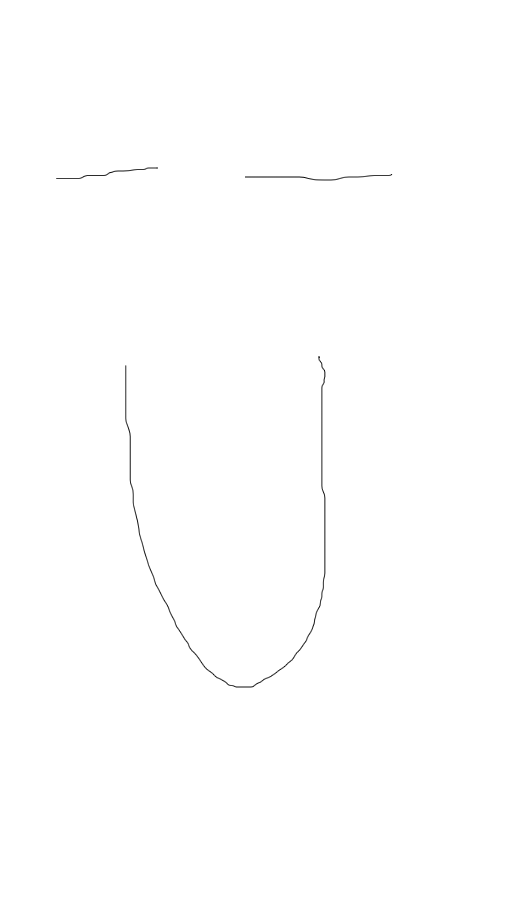
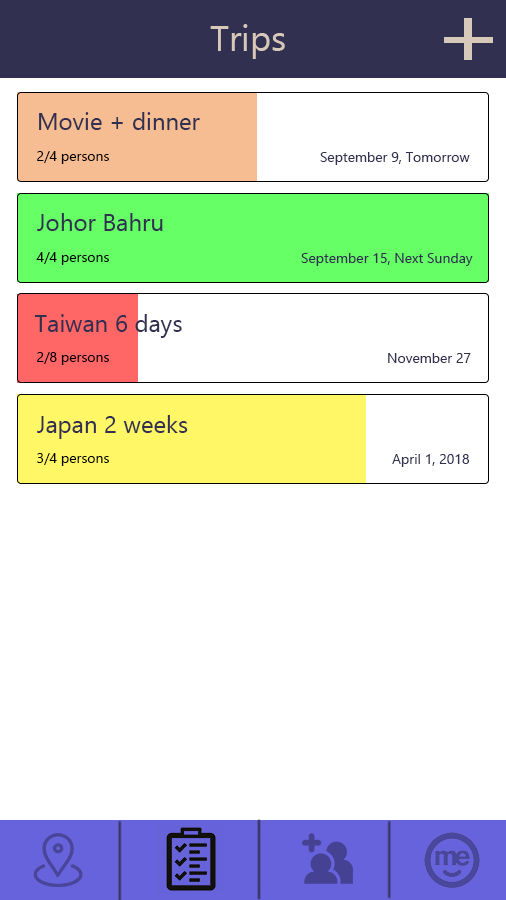
Layered file, before and after one edit (506px x 900px). Changes by layer:
added group "header" with 3 layers in group "home_trips" over 0, 0, 506, 78
added layer "矩形 6" in group "header" over 0, 0, 506, 78
added group "trip_1" with 6 layers in group "home_trips" over 17, 92, 489, 182
added layer "圆角矩形 3" (1st of 4, in "home_trips" › "trip_1") in group "trip_1" over 17, 92, 489, 182
added layer "矩形 7" (1st of 3, in "home_trips" › "trip_1") (60%) in group "trip_1" over 17, 92, 257, 181
added group "trip_2" with 6 layers in group "home_trips" over 17, 193, 489, 283
added layer "圆角矩形 3" (2nd of 4, in "home_trips" › "trip_2") in group "trip_2" over 17, 193, 489, 283
added layer "矩形 7" (2nd of 3, in "home_trips" › "trip_2") (60%) in group "trip_2" over 17, 193, 489, 282
added group "trip_3" with 5 layers in group "home_trips" over 17, 293, 489, 383
added layer "Taiwan 6 days" in group "trip_3" over 34, 314, 182, 338
added layer "圆角矩形 3" (3rd of 4, in "home_trips" › "trip_3") in group "trip_3" over 17, 293, 489, 383
added layer "矩形 8" (60%) in group "trip_3" over 17, 294, 138, 383
added group "trip_4" with 6 layers in group "home_trips" over 17, 394, 489, 484
added layer "Johor Bahru" (3rd of 3, in "home_trips" › "trip_4") in group "trip_4" over 37, 415, 188, 439
added layer "圆角矩形 3" (4th of 4, in "home_trips" › "trip_4") in group "trip_4" over 17, 394, 489, 484
added layer "矩形 7" (3rd of 3, in "home_trips" › "trip_4") (60%) in group "trip_4" over 17, 394, 366, 483
added group "bottom_nav" with 6 layers in group "home_trips" over 0, 819, 506, 900
added layer "27_-_location_place_map_gps_pin_navigation_marker-256" (30%) in group "bottom_nav" over 30, 833, 86, 887
added layer "file" in group "bottom_nav" over 156, 824, 226, 894
added layer "Me_bank_logo15" (30%) in group "bottom_nav" over 424, 832, 480, 888
moved "图层 6" into group "bottom_nav", painted on it over 56, 167, 393, 900
added layer "矩形 5" in group "bottom_nav" over 0, 820, 506, 900
…and 13 more changes (13 added)
